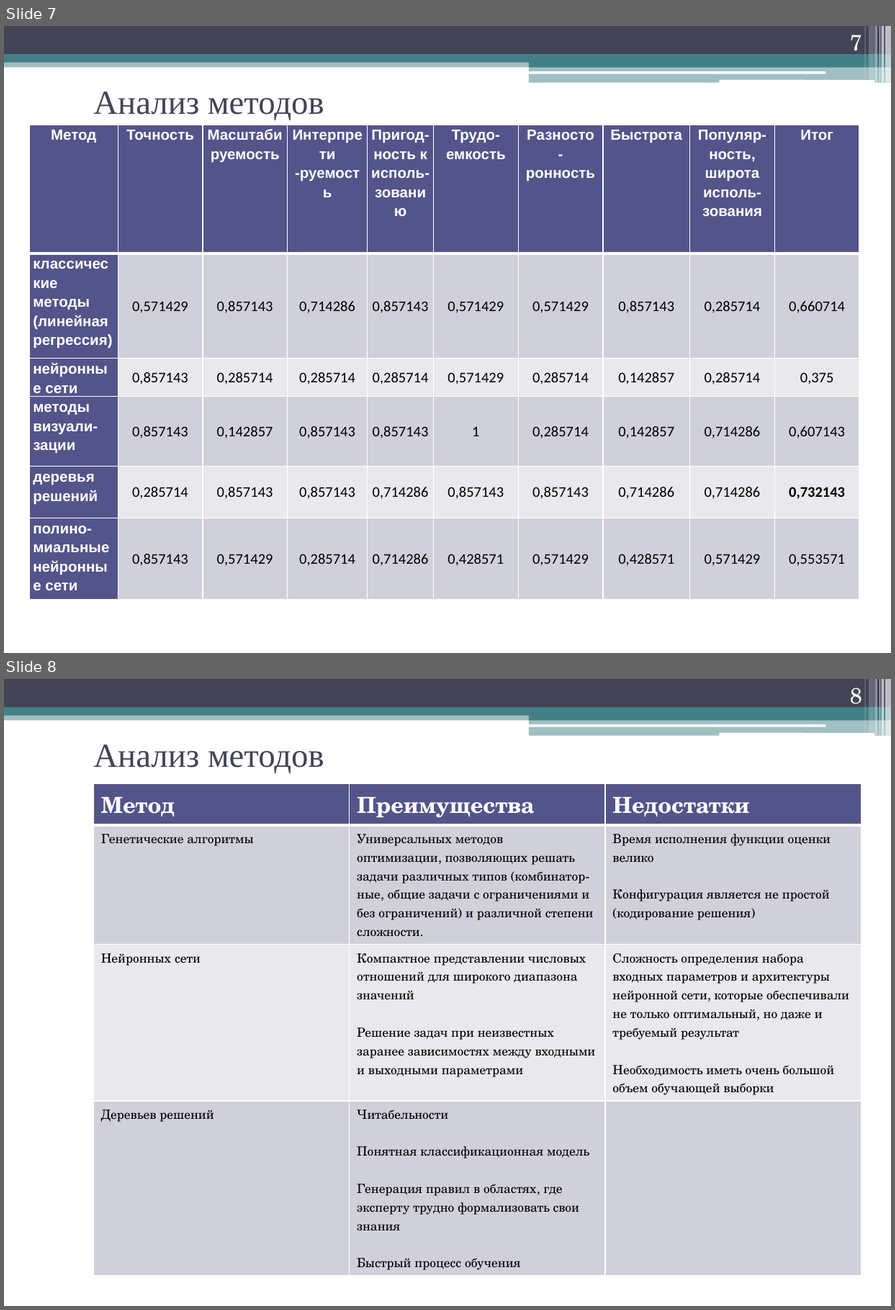
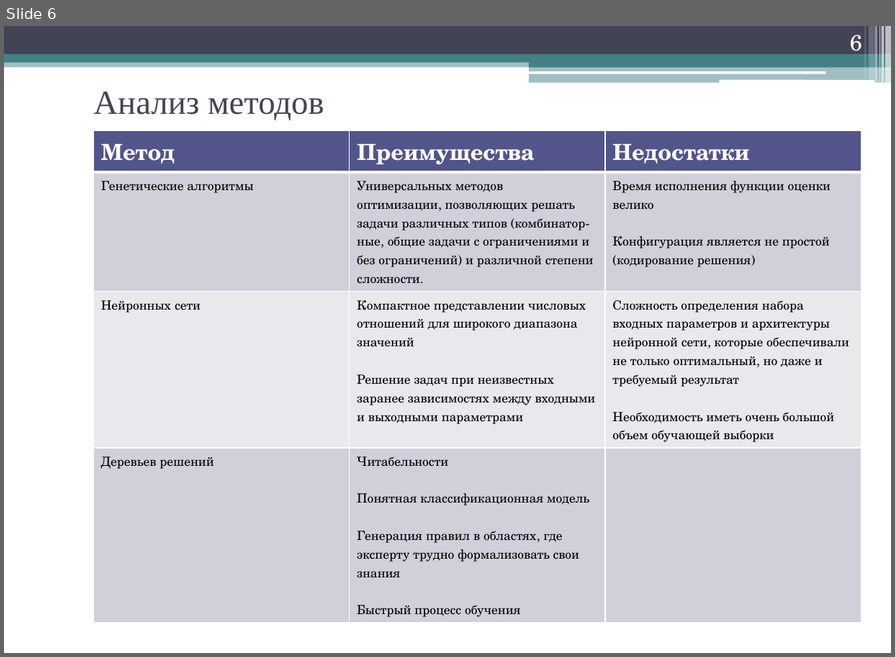
Before and after one commit to geper/DOC_decision_trees, a slide deck: Prezent.pptx. Shown one above the other, each under a label of ours: slides 7 and 8 before the commit, slide 6 after it. The pictures are 895x1310 and 895x657 pixels, drawn with LibreOffice and Linux fonts; fonts in the diff are those of the drawing. Boxes give left, top, right and bottom in pixels: in the first picture for what was removed or moved away, otherwise in the second. Text is boxed around its words. In the diff, an @@ line names an element or a change of style, - is before the commit and + after.

Commit message:
презент без таблиц (масштабируемость)

```diff
--- a/Prezent.pptx
+++ b/Prezent.pptx
@@ slide 7 removed at bbox=[4, 26, 891, 653], background #FFFFFF; not listed: 13 template elements that a slide beside it also shows @@
@@ page number removed at bbox=[850, 35, 862, 58] @@
-7
@@ title removed at bbox=[93, 92, 324, 120] @@
-Анализ методов
@@ table removed at bbox=[29, 125, 862, 603], 6 rows, 10 columns @@
-Метод | Точность | Масштаби / руемость | Интерпрети / -руемость | Пригод- / ность к / исполь- / зованию | Трудо- / емкость | Разносто / - / ронность | Быстрота | Популяр- / ность, / широта / исполь- / зования | Итог
-классические методы (линейная / регрессия) | 0,571429 | 0,857143 | 0,714286 | 0,857143 | 0,571429 | 0,571429 | 0,857143 | 0,285714 | 0,660714
-нейронны / е сети | 0,857143 | 0,285714 | 0,285714 | 0,285714 | 0,571429 | 0,285714 | 0,142857 | 0,285714 | 0,375
-методы / визуали- / зации | 0,857143 | 0,142857 | 0,857143 | 0,857143 | 1 | 0,285714 | 0,142857 | 0,714286 | 0,607143
-деревья / решений | 0,285714 | 0,857143 | 0,857143 | 0,714286 | 0,857143 | 0,857143 | 0,714286 | 0,714286 | 0,732143
-полино- / миальные / нейронны / е сети | 0,857143 | 0,571429 | 0,285714 | 0,714286 | 0,428571 | 0,571429 | 0,428571 | 0,571429 | 0,553571
@@ what was slide 8 is now slide 6 @@
@@ page number at bbox=[850, 35, 862, 58]: text changed @@
-8
+6
```
Also in this commit, not shown: 1 other slide removed.
